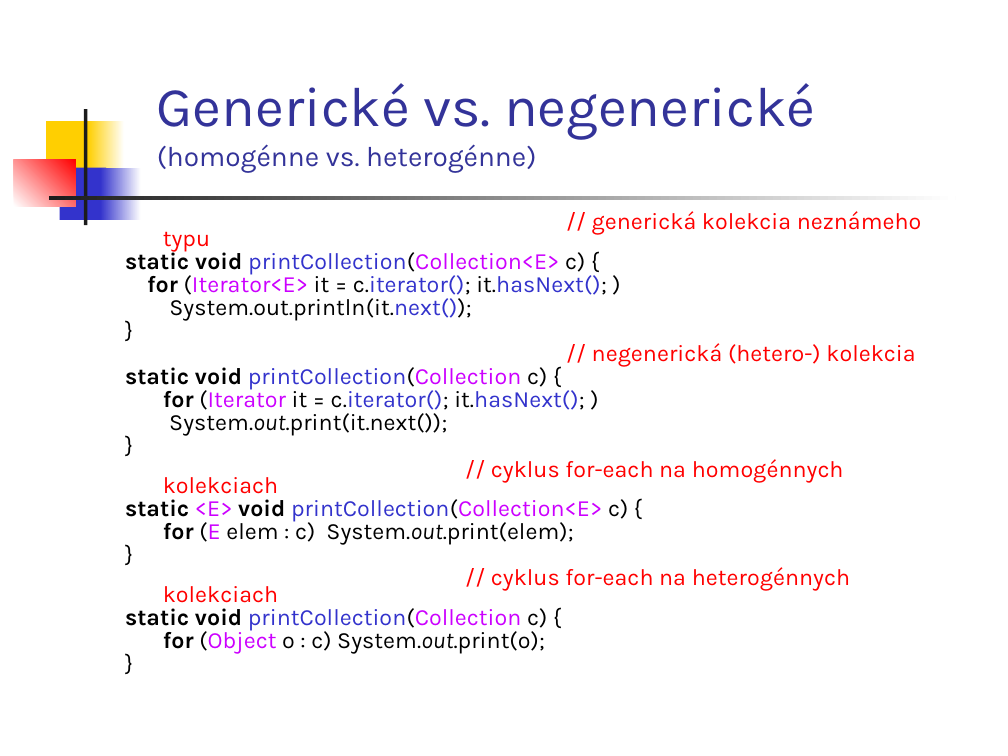
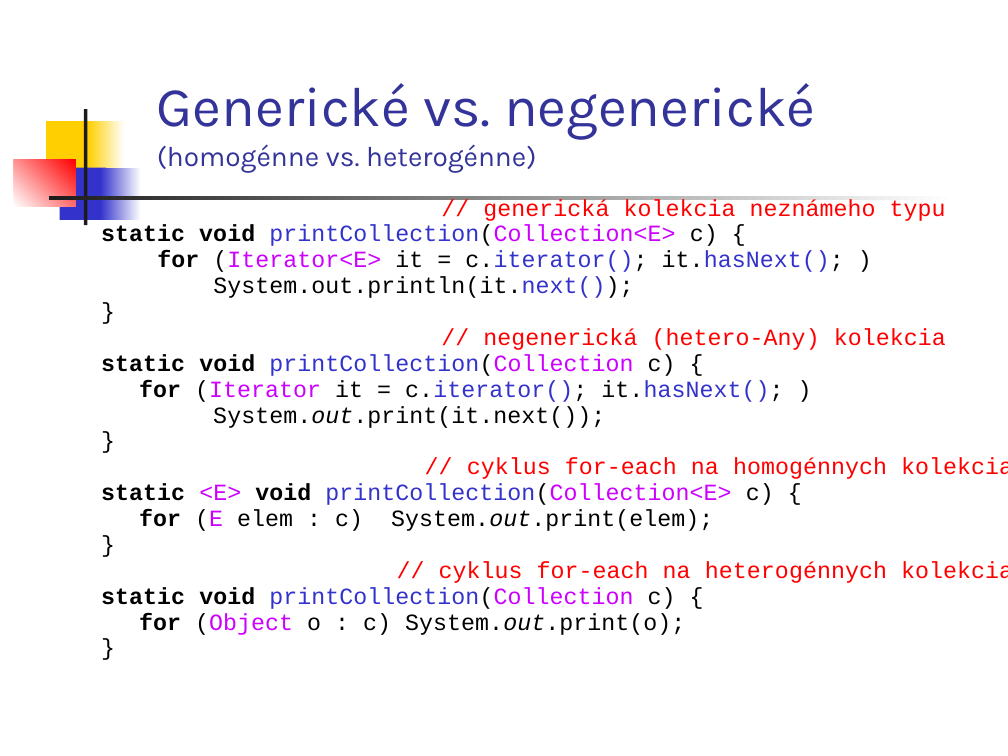
Before and after one commit to Programovanie4/Prednasky, a slide deck: slide 6 of 06/06_java.ppt. Drawn at 1008x756 pixels with LibreOffice and Linux fonts; fonts in the diff are those of the drawing. Boxes give left, top, right and bottom in pixels: in the first picture for what was removed or moved away, otherwise in the second. Text is boxed around its words. In the diff, an @@ line names an element or a change of style, - is before the commit and + after.

```diff
--- a/06/06_java.ppt
+++ b/06/06_java.ppt
@@ text "// generická kolekcia neznámeho typu": place and size @@
-text "// generická kolekcia neznámeho typu" at box(125, 211, 922, 654)
+text "// generická kolekcia neznámeho typu" at box(101, 199, 946, 635)
@@ text at box(101, 199, 946, 635): font Karla to Courier New; line spacing 0.6 to 0.7 @@
@@ text at box(483, 328, 946, 350): text changed; font Karla to Courier New @@
-// negenerická (hetero-) kolekcia
+// negenerická (hetero-Any) kolekcia
```
Also in this commit, not shown: 13 other slides changed, 6 slides added, 3 other files.
